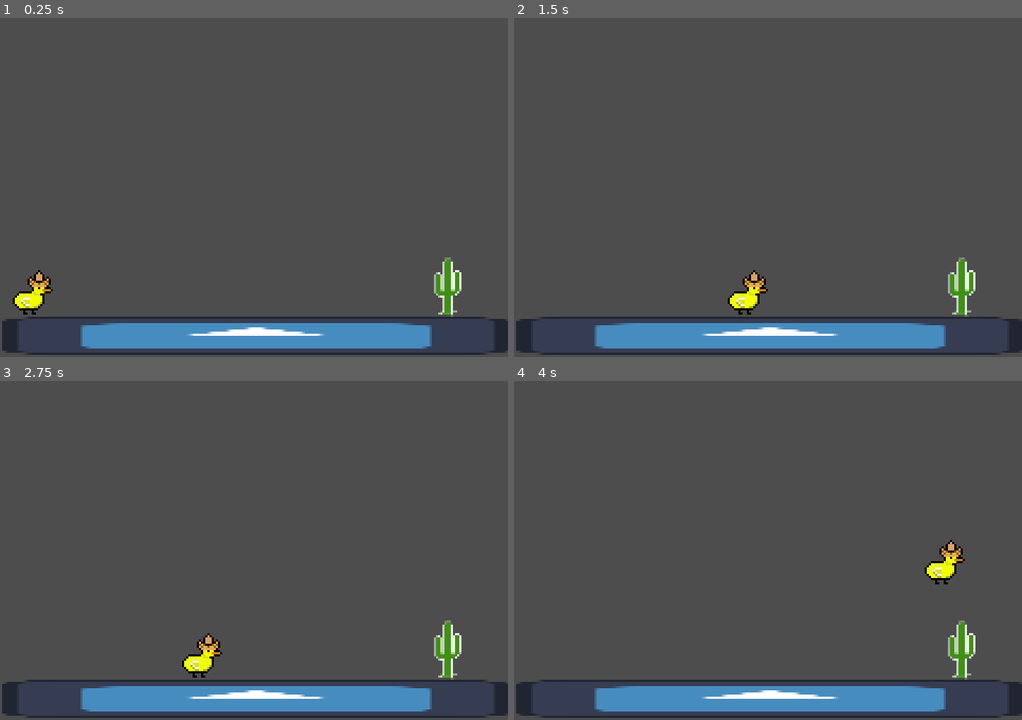
Above: before the commit, frames 1-4 (two rows, left to right).
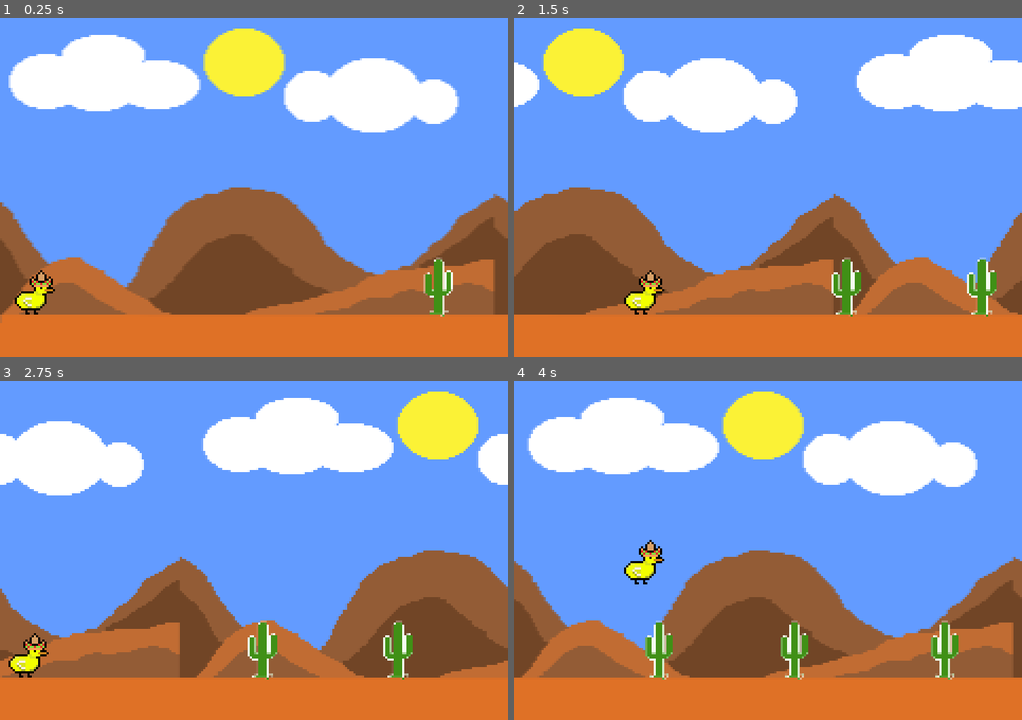
Above: after the commit, the same moments.

Repository: GioAbacate/Lacucapato
Game: Godot game, scene res://node_2d.tscn
The game is run twice, just before and just after one commit, with the same random seed, the same clock (stepped at 60 frames per second) and the same inputs. The engine's default icon, where the game draws it, is replaced by a stand-in: a white triangle on a blue panel in a dark square.
Inputs:
- Up to frame 1 (0.25 s): no input
- Up to frame 2 (1.5 s): tap Enter (ui_accept) at 0.5, 0.77 s; hold Right (ui_right) from 0.53 s (still down)
- Up to frame 3 (2.75 s): tap Enter (ui_accept) at 1.52 s; release Right (ui_right) at 2.03 s; hold Left (ui_left) from 2.03 s (still down)
- Up to frame 4 (4 s): release Left (ui_left) at 2.78 s; hold Right (ui_right) from 2.78 s (still down); tap Enter (ui_accept) at 3.02, 3.77 s

The runs differ from the first frame. In frame 1, 100% of the frame differs, in the area x 0-100%, y 0-100%; in frame 2, 100%; in frame 3, 100%; in frame 4, 100%.

Commit message:
atualizado 14.11

Diff:
--- /dev/null
+++ b/area_2d.gd
@@ -0,0 +1,14 @@
+extends Area2D
+
+var chao = Vector2(249, 0.28)
+var velocidade = Vector2(-500, 0)
+# Called when the node enters the scene tree for the first time.
+func _ready() -> void:
+	set_position( chao)
+	pass # Replace with function body.
+
+
+# Called every frame. 'delta' is the elapsed time since the previous frame.
+func _physics_process(delta: float) -> void:
+	set_position(get_position + velocidade * delta)
+	pass
--- /dev/null
+++ b/cacto.gd
@@ -0,0 +1 @@
+extends Area2D
--- /dev/null
+++ b/cacto.tscn
@@ -0,0 +1,19 @@
+[gd_scene load_steps=3 format=3 uid="uid://dlcnprlwnjh7h"]
+
+[ext_resource type="Texture2D" uid="uid://c2cqak6oain04" path="res://Imagens/cacti-big.png" id="1_c43yn"]
+
+[sub_resource type="RectangleShape2D" id="RectangleShape2D_2fo16"]
+size = Vector2(16, 27.25)
+
+[node name="StaticBody2D2" type="StaticBody2D"]
+
+[node name="Sprite2D" type="Sprite2D" parent="."]
+position = Vector2(211, 127)
+scale = Vector2(0.25, 0.28)
+texture = ExtResource("1_c43yn")
+region_enabled = true
+region_rect = Rect2(0, 0, 52.6109, 101)
+
+[node name="CollisionShape2D" type="CollisionShape2D" parent="."]
+position = Vector2(211, 126.625)
+shape = SubResource("RectangleShape2D_2fo16")
--- /dev/null
+++ b/cacto_1.tscn
@@ -0,0 +1,19 @@
+[gd_scene load_steps=3 format=3 uid="uid://yxx2bkwh0fr2"]
+
+[ext_resource type="Texture2D" uid="uid://c2cqak6oain04" path="res://Imagens/cacti-big.png" id="1_cregt"]
+
+[sub_resource type="RectangleShape2D" id="RectangleShape2D_2fo16"]
+size = Vector2(13.0961, 27.25)
+
+[node name="cacto1" type="StaticBody2D"]
+
+[node name="CollisionShape2D" type="CollisionShape2D" parent="."]
+position = Vector2(205.743, 126.794)
+shape = SubResource("RectangleShape2D_2fo16")
+
+[node name="Sprite2D" type="Sprite2D" parent="."]
+position = Vector2(205.885, 126.929)
+scale = Vector2(0.272895, 0.28)
+texture = ExtResource("1_cregt")
+region_enabled = true
+region_rect = Rect2(0, 0, 52.6109, 101)
--- /dev/null
+++ b/camera_2d.gd
@@ -0,0 +1,11 @@
+extends Camera2D
+
+
+# Called when the node enters the scene tree for the first time.
+func _ready() -> void:
+	pass # Replace with function body.
+
+
+# Called every frame. 'delta' is the elapsed time since the previous frame.
+func _process(delta: float) -> void:
+	pass
--- /dev/null
+++ b/character_body_2d_2.gd
@@ -0,0 +1 @@
+extends CharacterBody2D
--- /dev/null
+++ b/node_2d.gdshader
@@ -0,0 +1,10 @@
+shader_type canvas_item;
+
+uniform vec2 Direction  = vec2(1.0,0.0);
+
+uniform float speed = 0.02f;
+
+void fragment(){
+
+	COLOR = texture(TEXTURE, UV + (Direction * TIME * speed));
+}
--- a/node_2d.tscn
+++ b/node_2d.tscn
@@ -1,23 +1,61 @@
-[gd_scene load_steps=8 format=3 uid="uid://cijnxcnf3cm5m"]
+[gd_scene load_steps=11 format=3 uid="uid://cijnxcnf3cm5m"]
 
+[ext_resource type="Shader" path="res://node_2d.gdshader" id="1_geirb"]
 [ext_resource type="Script" path="res://character_body_2d.gd" id="1_qk3an"]
 [ext_resource type="Texture2D" uid="uid://irh237oorhc1" path="res://Imagens/pato nova.png" id="2_3ey10"]
-[ext_resource type="Texture2D" uid="uid://blce30b1hmemn" path="res://icon.svg" id="3_s82oy"]
+[ext_resource type="Texture2D" uid="uid://cimsw1avddski" path="res://Imagens/cenario.png" id="2_xy0i6"]
 [ext_resource type="Texture2D" uid="uid://c2cqak6oain04" path="res://Imagens/cacti-big.png" id="4_f1heo"]
+[ext_resource type="PackedScene" uid="uid://yxx2bkwh0fr2" path="res://cacto_1.tscn" id="6_qd6yh"]
+
+[sub_resource type="ShaderMaterial" id="ShaderMaterial_ddg1h"]
+shader = ExtResource("1_geirb")
+shader_parameter/Direction = Vector2(1, 0)
+shader_parameter/speed = 0.11
 
 [sub_resource type="RectangleShape2D" id="RectangleShape2D_a4y1a"]
 size = Vector2(19, 21)
 
 [sub_resource type="RectangleShape2D" id="RectangleShape2D_l5gye"]
-size = Vector2(243, 20)
+size = Vector2(1816.2, 20)
 
 [sub_resource type="RectangleShape2D" id="RectangleShape2D_2fo16"]
-size = Vector2(16, 27.25)
+size = Vector2(13.0961, 27.25)
 
 [node name="Node2D" type="Node2D"]
+position = Vector2(1, 0)
+
+[node name="CanvasLayer" type="CanvasLayer" parent="."]
+layer = -1
+follow_viewport_enabled = true
+
+[node name="TextureRect" type="TextureRect" parent="CanvasLayer"]
+material = SubResource("ShaderMaterial_ddg1h")
+anchors_preset = -1
+anchor_right = 5.42083
+offset_right = 515.001
+offset_bottom = 160.0
+texture = ExtResource("2_xy0i6")
+stretch_mode = 1
+metadata/_edit_use_anchors_ = true
+
+[node name="ParallaxBackground" type="ParallaxBackground" parent="CanvasLayer/TextureRect"]
+process_mode = 3
+
+[node name="ParallaxLayer2" type="ParallaxLayer" parent="CanvasLayer/TextureRect/ParallaxBackground"]
+motion_mirroring = Vector2(0.24, 0.16)
 
 [node name="CharacterBody2D" type="CharacterBody2D" parent="."]
 script = ExtResource("1_qk3an")
+
+[node name="Camera2D2" type="Camera2D" parent="CharacterBody2D"]
+position = Vector2(97.5102, 79)
+process_callback = 0
+limit_left = 0
+limit_top = 0
+drag_horizontal_enabled = true
+drag_vertical_enabled = true
+editor_draw_limits = true
+editor_draw_drag_margin = true
 
 [node name="Sprite2D" type="Sprite2D" parent="CharacterBody2D"]
 texture_filter = 5
@@ -28,26 +66,60 @@
 position = Vector2(15.5, 122.5)
 shape = SubResource("RectangleShape2D_a4y1a")
 
-[node name="StaticBody2D" type="StaticBody2D" parent="."]
+[node name="chao" type="StaticBody2D" parent="."]
 
-[node name="CollisionShape2D" type="CollisionShape2D" parent="StaticBody2D"]
-position = Vector2(119.5, 150)
+[node name="CollisionShape2D" type="CollisionShape2D" parent="chao"]
+position = Vector2(907.898, 150)
 shape = SubResource("RectangleShape2D_l5gye")
 
-[node name="Sprite2D" type="Sprite2D" parent="StaticBody2D"]
-position = Vector2(120.875, 150)
-scale = Vector2(1.87695, 0.140625)
-texture = ExtResource("3_s82oy")
+[node name="Sprite2D" type="Sprite2D" parent="chao"]
+position = Vector2(908.324, 150.203)
+scale = Vector2(7.56397, 1.22467)
+texture = ExtResource("2_xy0i6")
+region_enabled = true
+region_rect = Rect2(0, 144, 240, 16)
 
-[node name="StaticBody2D2" type="StaticBody2D" parent="."]
+[node name="cacto1" type="StaticBody2D" parent="."]
 
-[node name="Sprite2D" type="Sprite2D" parent="StaticBody2D2"]
-position = Vector2(211, 127)
-scale = Vector2(0.25, 0.28)
+[node name="CollisionShape2D" type="CollisionShape2D" parent="cacto1"]
+position = Vector2(205.743, 126.794)
+shape = SubResource("RectangleShape2D_2fo16")
+
+[node name="Sprite2D" type="Sprite2D" parent="cacto1"]
+position = Vector2(205.885, 126.929)
+scale = Vector2(0.272895, 0.28)
 texture = ExtResource("4_f1heo")
 region_enabled = true
 region_rect = Rect2(0, 0, 52.6109, 101)
 
-[node name="CollisionShape2D" type="CollisionShape2D" parent="StaticBody2D2"]
-position = Vector2(211, 126.625)
+[node name="cacto2" type="StaticBody2D" parent="."]
+position = Vector2(64, 0)
+
+[node name="CollisionShape2D" type="CollisionShape2D" parent="cacto2"]
+position = Vector2(205.743, 126.794)
 shape = SubResource("RectangleShape2D_2fo16")
+
+[node name="Sprite2D" type="Sprite2D" parent="cacto2"]
+position = Vector2(205.885, 126.929)
+scale = Vector2(0.272895, 0.28)
+texture = ExtResource("4_f1heo")
+region_enabled = true
+region_rect = Rect2(0, 0, 52.6109, 101)
+
+[node name="cacto3" parent="." instance=ExtResource("6_qd6yh")]
+position = Vector2(135, 0)
+
+[node name="cacto1" parent="cacto3" instance=ExtResource("6_qd6yh")]
+position = Vector2(56, 0)
+
+[node name="cacto2" parent="cacto3" instance=ExtResource("6_qd6yh")]
+position = Vector2(96, 0)
+
+[node name="cacto3" parent="cacto3" instance=ExtResource("6_qd6yh")]
+position = Vector2(139.79, 0)
+
+[node name="cacto1" parent="cacto3/cacto3" instance=ExtResource("6_qd6yh")]
+position = Vector2(36.21, 0)
+
+[node name="cacto2" parent="cacto3/cacto3" instance=ExtResource("6_qd6yh")]
+position = Vector2(73.1903, 0)
--- /dev/null
+++ b/parallax_layer_2.gd
@@ -0,0 +1 @@
+shader_type
--- a/project.godot
+++ b/project.godot
@@ -25,11 +25,15 @@
 
 [input]
 
-pulo={
+pular={
 "deadzone": 0.5,
 "events": [Object(InputEventKey,"resource_local_to_scene":false,"resource_name":"","device":-1,"window_id":0,"alt_press …(191 unchanged characters)…
 ]
 }
+
+[layer_names]
+
+2d_render/layer_1="toque"
 
 [rendering]
 
--- /dev/null
+++ b/static_body_2d.gd
@@ -0,0 +1,11 @@
+extends StaticBody2D
+
+
+# Called when the node enters the scene tree for the first time.
+func _ready() -> void:
+	pass # Replace with function body.
+
+
+# Called every frame. 'delta' is the elapsed time since the previous frame.
+func _process(delta: float) -> void:
+	pass
--- /dev/null
+++ b/static_body_2d_2.gd
@@ -0,0 +1,11 @@
+extends StaticBody2D
+
+
+# Called when the node enters the scene tree for the first time.
+func _ready() -> void:
+	pass # Replace with function body.
+
+
+# Called every frame. 'delta' is the elapsed time since the previous frame.
+func _process(delta: float) -> void:
+	pass
Binary file removed: Imagens/Sprite-0003.png
Not shown, removed: Imagens/Sprite-0003.png.import
Binary file removed: Imagens/Sprite-0005.png
Not shown, removed: Imagens/Sprite-0005.png.import
Binary file removed: Imagens/Sprite-0006.png
Binary file removed: Imagens/Sprite-0007.png
Binary file removed: Imagens/Sprite-0008.png
Not shown, removed: Imagens/Sprite-0008.png.import
Binary file removed: Imagens/Sprite-0009.png
Binary file added: Imagens/back.jpg
Not shown, changed: Imagens/back.jpg.import
Binary file added: Imagens/cenario.png
(and 5 more such lines)
